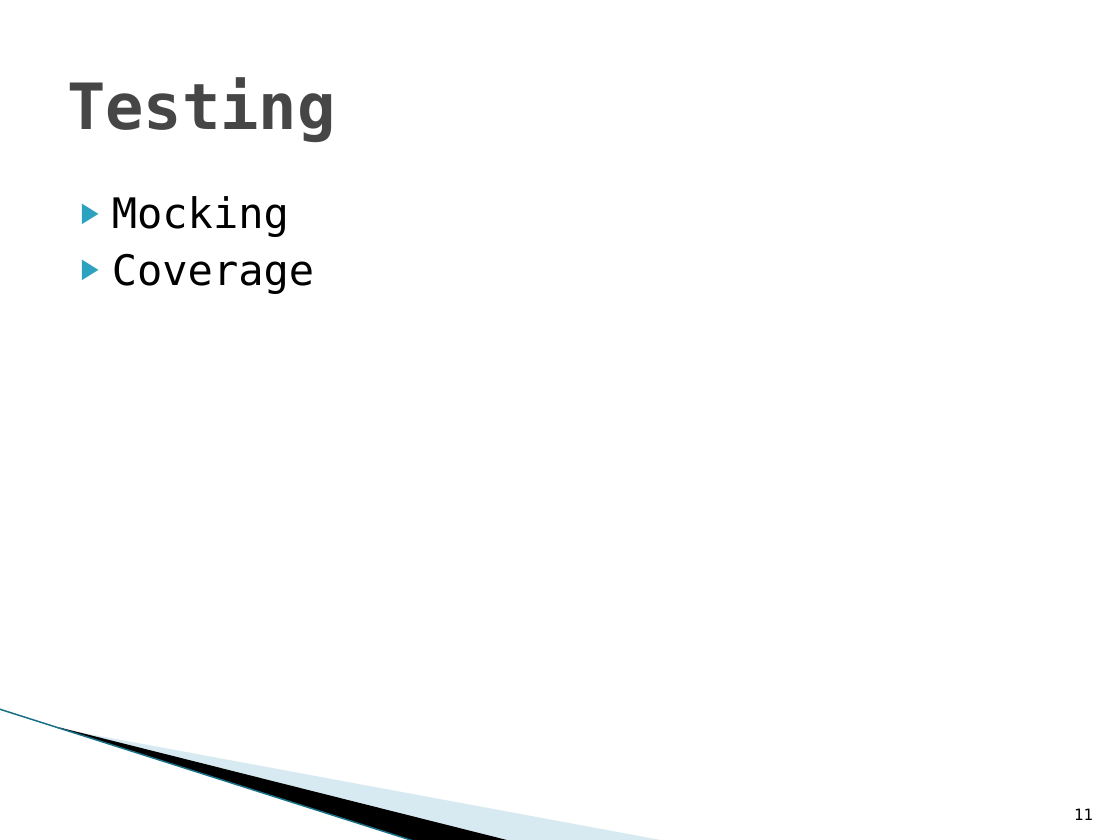
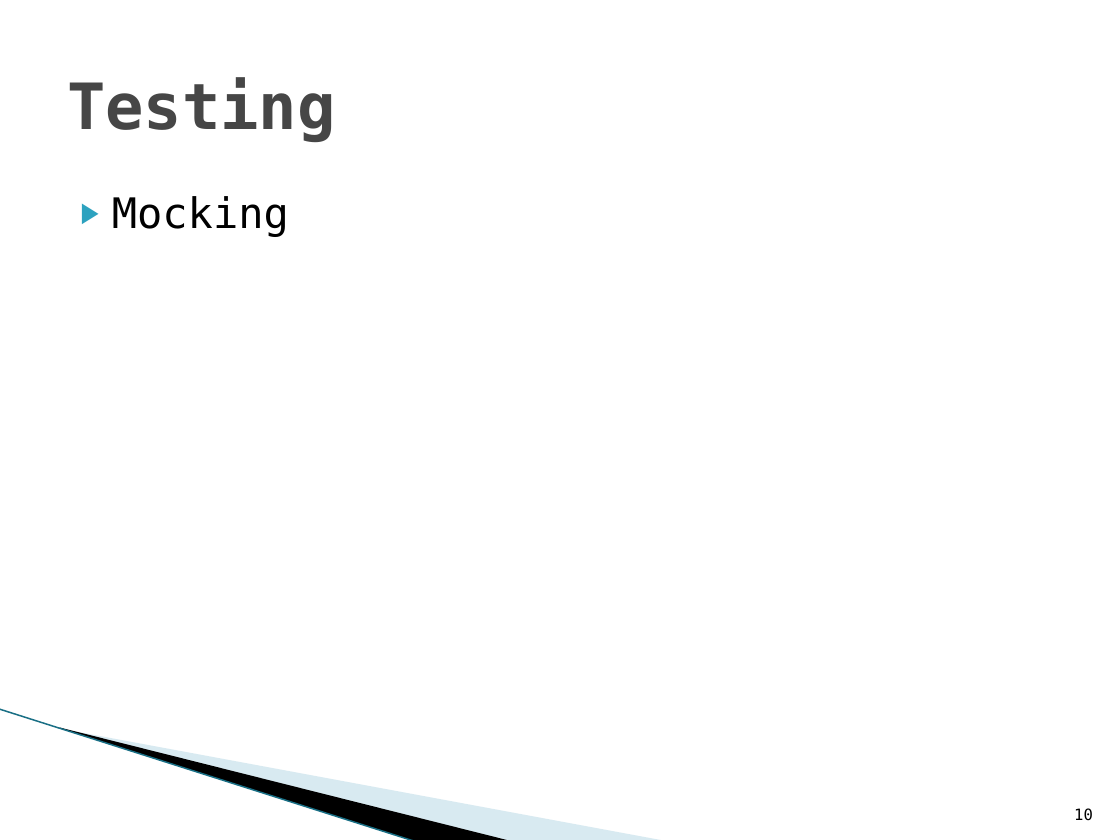
Before and after one commit to WoutV/OSS_1415, a slide deck: slide 10 of Presentatie/iteratie2.pptx (slide 11 before the commit). Drawn at 1120x840 pixels with LibreOffice and Linux fonts; fonts in the diff are those of the drawing; background and template pictures are left out. Boxes give left, top, right and bottom in pixels: in the first picture for what was removed or moved away, otherwise in the second. Text is boxed around its words. In the diff, an @@ line names an element or a change of style, - is before the commit and + after.

```diff
--- a/Presentatie/iteratie2.pptx
+++ b/Presentatie/iteratie2.pptx
@@ text at <box>112,253,314,294</box>: paragraph removed @@
-▶ Coverage
@@ page number at <box>1074,808,1093,821</box>: text changed @@
-11
+10
```
Also in this commit, not shown: 1 other slide changed, 1 slide removed.
